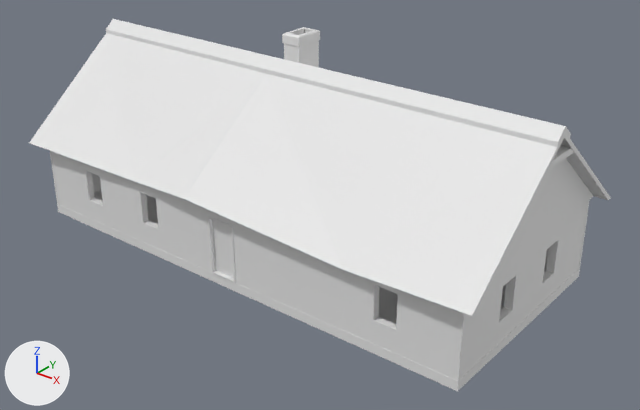
One commit to the FBX model VillageHouse1/VillageHouse1.fbx: the scene before it, then after it.
Camera for both pictures: a 50 mm lens placed at (18.5, -22.8, 15.1), pointed at (1.5, -1.6, 1.9). Every picture has the same lights, and +X, +Y and +Z are marked at lower left. Where no turn or scale is listed for an object, it has been applied to the vertices.

In view in the first picture: 'Chimney', 'Door', 'DoorFrame', 'FloorFoundationInnerWalls', 'Roof', 'Walls'.
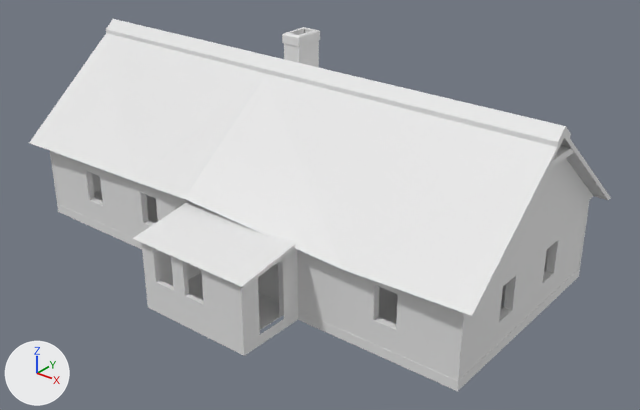
Changed parts and their boxes [x1, y1, x2, y2] in the pictures (640 x 410 px):
'Porch1', shown: after [142, 243, 298, 356]
'Porch1Roof', shown: after [133, 201, 296, 288]

Edits to the bpy script that builds the scene:
```text
Change ob_porch1roof:
    remove ob_porch1roof.hide_viewport = True
Change ob_porch1:
    remove ob_porch1.hide_viewport = True
```
